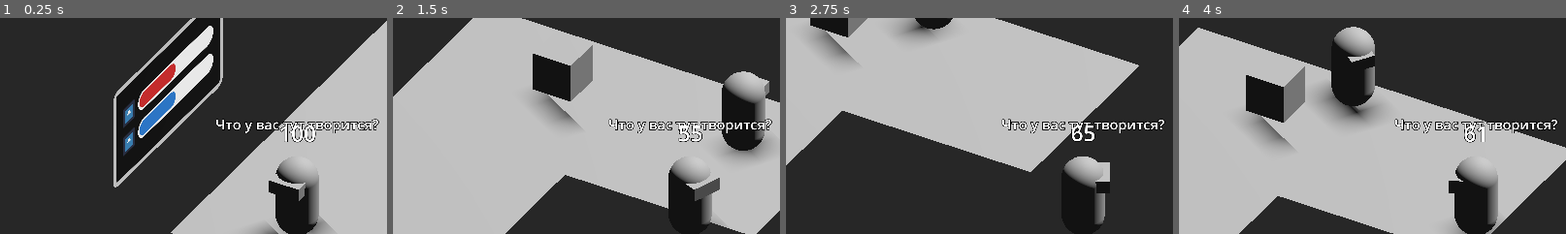
Above: before the commit, frames 1-4 (left to right).
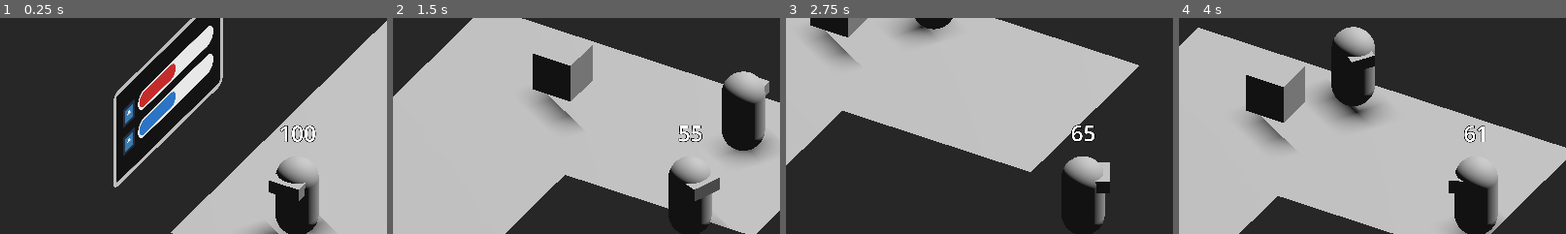
Above: after the commit, the same moments.

Repository: Scrawach/ld57
Game: Godot game, scene res://game.tscn
The game is run twice, just before and just after one commit, with the same random seed, the same clock (stepped at 60 frames per second) and the same inputs. The engine's default icon, where the game draws it, is replaced by a stand-in: a white triangle on a blue panel in a dark square.
Inputs:
- Up to frame 1 (0.25 s): no input
- Up to frame 2 (1.5 s): tap Enter at 0.5 s; hold D (move_right) 0.53-1.28 s; hold Shift (dash) 0.53-1.28 s; hold S (move_back) from 1.28 s (still down); tap E (interact) at 1.35 s
- Up to frame 3 (2.75 s): release S (move_back) at 2.03 s; hold D (move_right) from 2.03 s (still down); tap 1 at 2.1 s
- Up to frame 4 (4 s): release D (move_right) at 2.78 s; hold W (move_forward) 2.78-3.53 s; tap Shift (dash) at 2.85 s; hold A (move_left) from 3.53 s (still down); tap E (interact) at 3.6 s
The pictures show only the part of the screen within x 2-52%, y 32-82%; the shares and areas given below are measured in that part.

The runs differ from the first frame. In frame 1, 1.1% of the frame differs, in the area x 55-98%, y 46-54%; in frame 2, 1.0%; in frame 3, 1.1%; in frame 4, 1.1%.

Commit message:
fix: remove default phrase from world phrase scene

Diff:
--- a/src/environment/world_phrase.tscn
+++ b/src/environment/world_phrase.tscn
@@ -3,13 +3,11 @@
 [ext_resource type="Script" path="res://environment/world_phrase.gd" id="1_3s1qs"]
 
 [node name="World Phrase" type="Node3D"]
-transform = Transform3D(1, 0, 0, 0, 1, 0, 0, 0, 1, 0, 3, 0)
 script = ExtResource("1_3s1qs")
 
 [node name="Phrase Label" type="Label3D" parent="."]
 billboard = 1
 no_depth_test = true
-text = "Что у вас тут творится?"
 font_size = 64
 
 [node name="Timer" type="Timer" parent="Phrase Label"]
--- a/src/player/player.tscn
+++ b/src/player/player.tscn
@@ -66,6 +66,7 @@
 stamina = NodePath("../Stamina")
 
 [node name="World Phrase" parent="." instance=ExtResource("5_o2iwf")]
+transform = Transform3D(1, 0, 0, 0, 1, 0, 0, 0, 1, 0, 3, 0)
 
 [connection signal="area_entered" from="Interact Zone" to="." method="_on_interact_zone_area_entered"]
 [connection signal="area_exited" from="Interact Zone" to="." method="_on_interact_zone_area_exited"]
